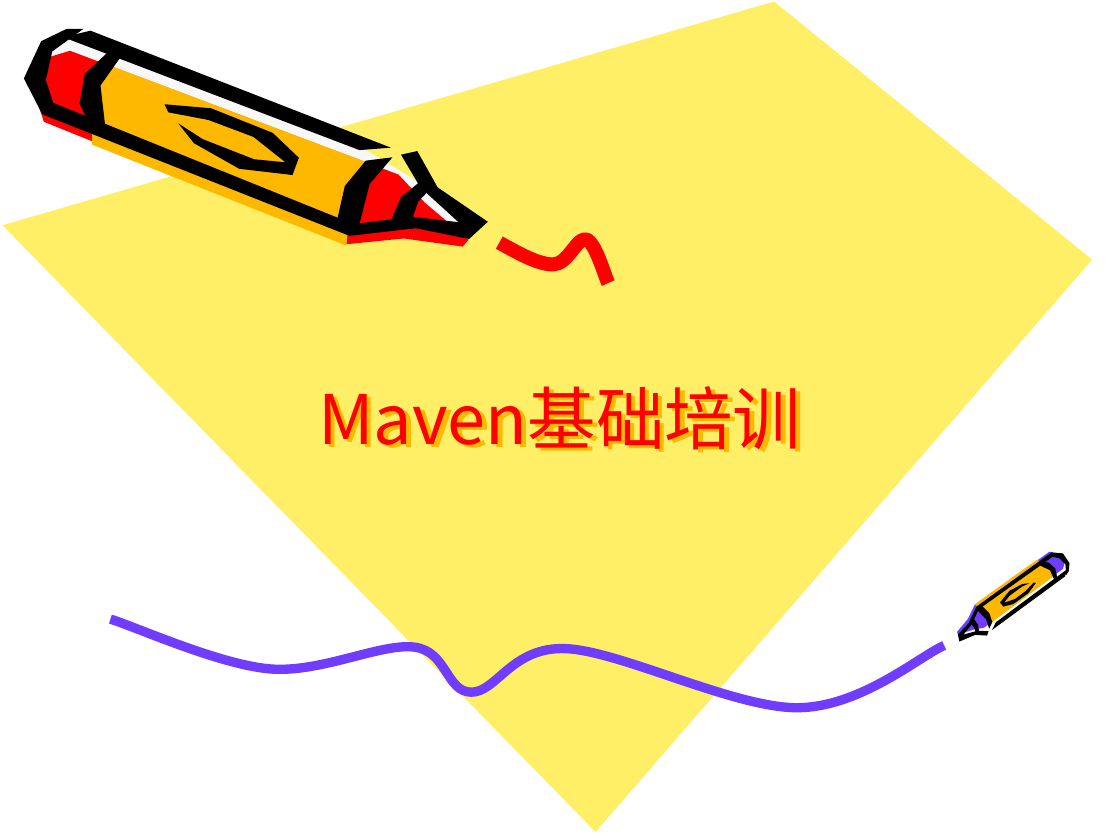
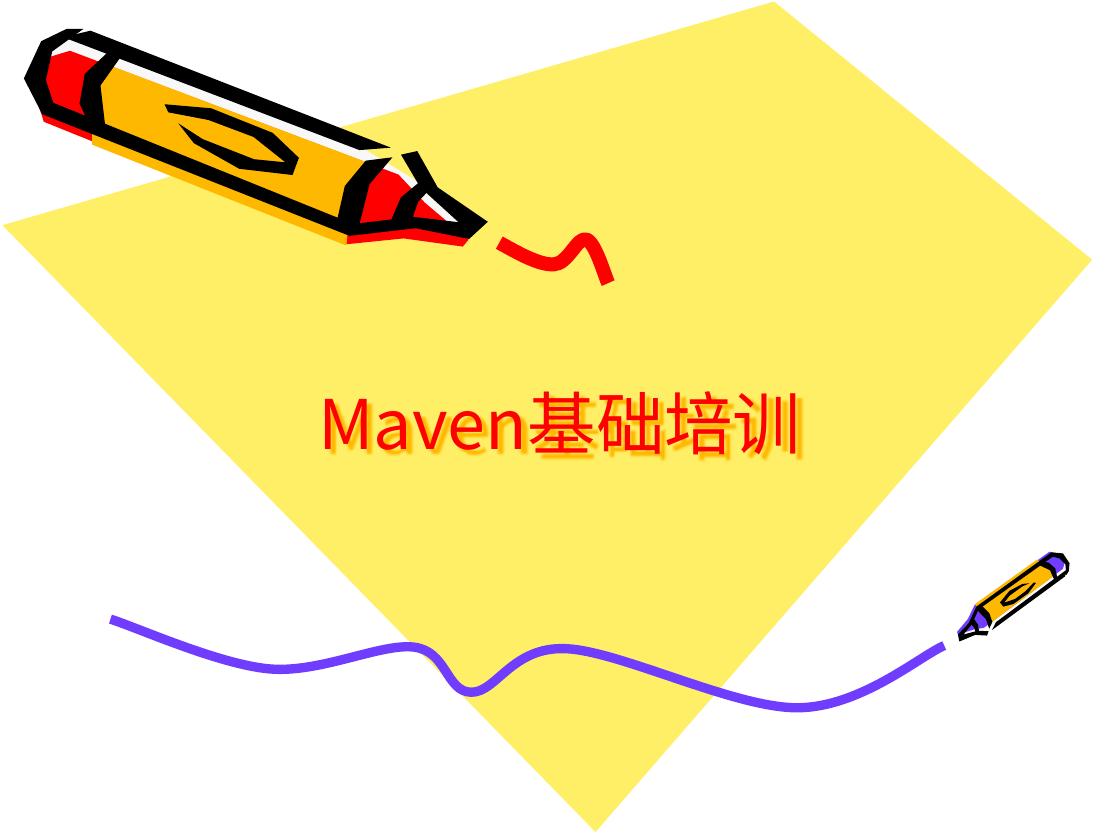
Before and after one commit to yanshuai/yanshuai.github.io, a slide deck: slide 1 of data/maven.pptx. Drawn at 1120x840 pixels with LibreOffice and Linux fonts; fonts in the diff are those of the drawing. Boxes give left, top, right and bottom in pixels: in the first picture for what was removed or moved away, otherwise in the second. Text is boxed around its words. In the diff, an @@ line names an element or a change of style, - is before the commit and + after.

```diff
--- a/data/maven.pptx
+++ b/data/maven.pptx
@@ freeform shape at bbox=[2, 1, 1092, 831]: outline redrawn @@
@@ title "Maven基础培训": place and size @@
-title "Maven基础培训" at bbox=[318, 386, 801, 453]
+title "Maven基础培训" at bbox=[318, 391, 801, 460]
```
Also in this commit, not shown: 10 other slides changed, 2 other files.
